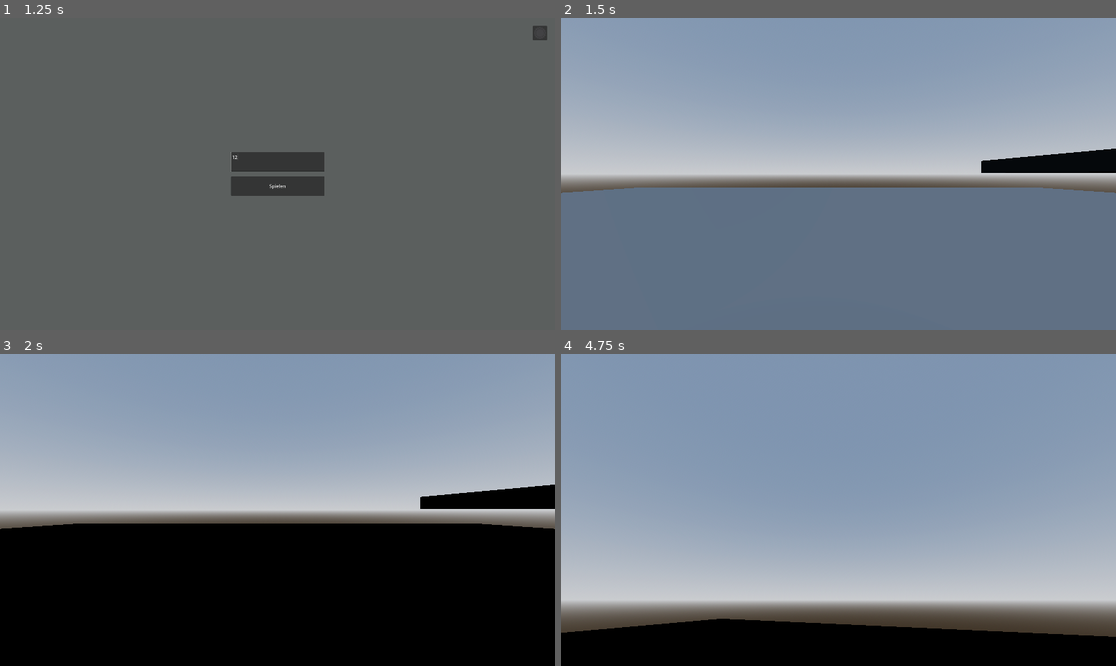
Above: before the commit, frames 1-4 (two rows, left to right).
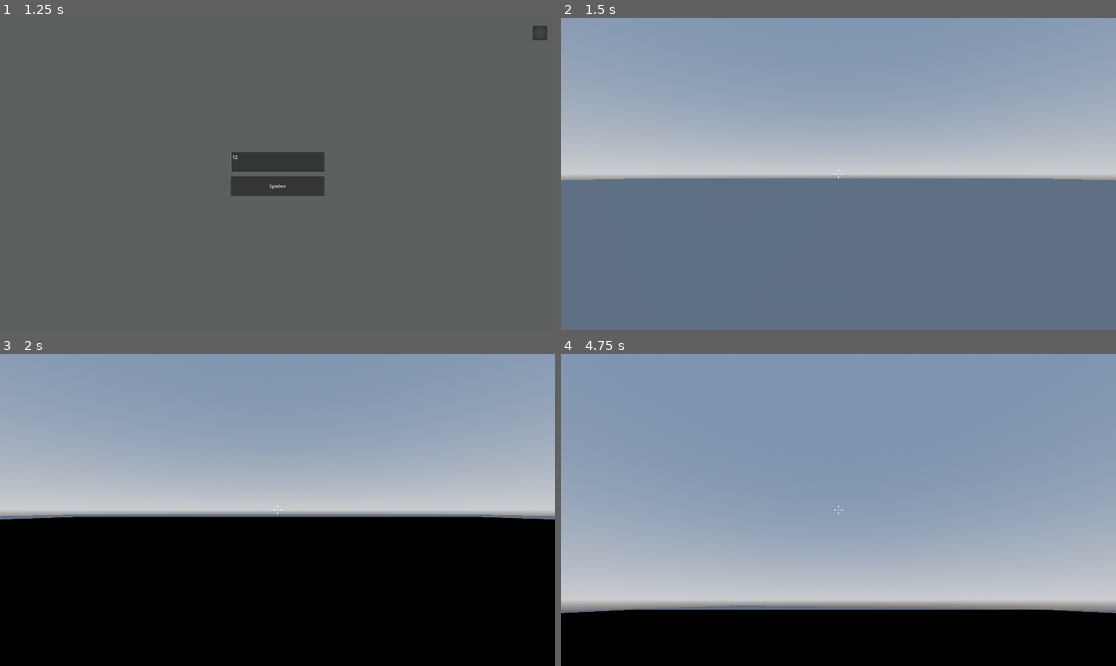
Above: after the commit, the same moments.

Repository: GermanGabelGames/fpsshooter
Game: Godot game, scene res://ui/menu.tscn
Two runs of this game, one before a commit and one after it. Both use one fixed random seed, a clock stepped at 60 frames per second and the inputs below.
Inputs (mouse positions are in pixels of both pictures, inside the frame that each line leads up to):
- Up to frame 1 (1.25 s): click (277, 161) at 0.52 s; type "12" at 0.6 s
- Up to frame 2 (1.5 s): click "Spielen" at 1.25 s
- Up to frame 3 (2 s): no input
- Up to frame 4 (4.75 s): tap Enter at 2, 3.5 s; move the mouse to (866, 510) at 2.02 s; hold Ctrl (crouch) 2.03-2.78 s; hold W (move_forward) from 2.03 s (still down); tap Space (jump) at 2.27, 2.75, 3.02, 4.25, 4.52 s; move the mouse to (810, 510) at 2.77 s; tap Ctrl (crouch) at 2.85, 4.35 s; move the mouse to (849, 503) at 3.52 s; hold Ctrl (crouch) 3.53-4.28 s; move the mouse to (832, 516) at 4.27 s

Frame 1 is identical in both runs. In frame 2, 4.4% of the frame differs, in the area x 0-100%, y 41-57%; in frame 3, 4.5%; in frame 4, 6.1%, in the area x 0-100%, y 48-91%.

Commit message:
2025-04-01-10:53
map, multiplayer

Diff:
--- a/Server.gd
+++ b/Server.gd
@@ -2,7 +2,7 @@
 
 var network = ENetMultiplayerPeer.new()
 var ip = "85.215.61.20"
-var port = 4242
+var port = 110
 
 func _ready():
 	ConnectToServer()
--- a/node.tscn
+++ b/node.tscn
@@ -1,7 +1,6 @@
-[gd_scene load_steps=10 format=3 uid="uid://gcn0ldas1mqu"]
+[gd_scene load_steps=7 format=3 uid="uid://gcn0ldas1mqu"]
 
 [ext_resource type="PackedScene" uid="uid://bkbxohswu3r76" path="res://player/player.tscn" id="1_sy5k4"]
-[ext_resource type="Material" uid="uid://b31k5d3pv4lns" path="res://textures/schwarz.tres" id="2_j2q8x"]
 
 [sub_resource type="ProceduralSkyMaterial" id="ProceduralSkyMaterial_nxiqb"]
 sky_horizon_color = Color(0.662243, 0.671743, 0.686743, 1)
@@ -17,17 +16,10 @@
 glow_enabled = true
 
 [sub_resource type="PlaneMesh" id="PlaneMesh_j2q8x"]
-size = Vector2(50, 50)
+size = Vector2(150, 150)
 
-[sub_resource type="ConcavePolygonShape3D" id="ConcavePolygonShape3D_j2q8x"]
-data = PackedVector3Array(25, 0, 25, -25, 0, 25, 25, 0, -25, -25, 0, 25, -25, 0, -25, 25, 0, -25)
-
-[sub_resource type="BoxMesh" id="BoxMesh_112p8"]
-material = ExtResource("2_j2q8x")
-size = Vector3(1, 0.5, 1)
-
-[sub_resource type="BoxShape3D" id="BoxShape3D_sy5k4"]
-size = Vector3(0.0998535, 1, 0.201233)
+[sub_resource type="ConcavePolygonShape3D" id="ConcavePolygonShape3D_sy5k4"]
+data = PackedVector3Array(75, 0, 75, -75, 0, 75, 75, 0, -75, -75, 0, 75, -75, 0, -75, 75, 0, -75)
 
 [node name="Node3D" type="Node3D"]
 transform = Transform3D(1, 0, 0, 0, 1, 0, 0, 0, 1, 0, 1.01455, 0)
@@ -44,26 +36,4 @@
 [node name="StaticBody3D" type="StaticBody3D" parent="MeshInstance3D"]
 
 [node name="CollisionShape3D" type="CollisionShape3D" parent="MeshInstance3D/StaticBody3D"]
-shape = SubResource("ConcavePolygonShape3D_j2q8x")
-
-[node name="LowPlatform" type="MeshInstance3D" parent="."]
-transform = Transform3D(10, 0, 0, 0, 1, 0, 0, 0, 5, 11.001, 1.5, 0)
-mesh = SubResource("BoxMesh_112p8")
-
-[node name="StaticBody3D" type="StaticBody3D" parent="LowPlatform"]
-transform = Transform3D(10, 0, 0, 0, 0.5, 0, 0, 0, 5, 0, 0, 0)
-
-[node name="CollisionShape3D" type="CollisionShape3D" parent="LowPlatform/StaticBody3D"]
-transform = Transform3D(1, 0, 0, 0, 1, 0, 0, 0, 1, 0.00012207, 0, -0.000230799)
-shape = SubResource("BoxShape3D_sy5k4")
-
-[node name="HighPlatform" type="MeshInstance3D" parent="."]
-transform = Transform3D(10, 0, 0, 0, 1, 0, 0, 0, 5, 11.001, 2, -6.042)
-mesh = SubResource("BoxMesh_112p8")
-
-[node name="StaticBody3D" type="StaticBody3D" parent="HighPlatform"]
-transform = Transform3D(10, 0, 0, 0, 1, 0, 0, 0, 5, 0, 0, 0)
-
-[node name="CollisionShape3D" type="CollisionShape3D" parent="HighPlatform/StaticBody3D"]
-transform = Transform3D(1, 0, 0, 0, 0.5, 0, 0, 0, 1, 0.00012207, 0, -0.000230799)
-shape = SubResource("BoxShape3D_sy5k4")
+shape = SubResource("ConcavePolygonShape3D_sy5k4")
--- a/player/player.tscn
+++ b/player/player.tscn
@@ -165,7 +165,6 @@
 mouse_filter = 1
 
 [node name="Reticle" type="CenterContainer" parent="UserInterface"]
-visible = false
 layout_mode = 1
 anchors_preset = 8
 anchor_left = 0.5
--- a/ui/login.tscn
+++ b/ui/login.tscn
@@ -24,6 +24,7 @@
 color = Color(0.35885, 0.374682, 0.370832, 1)
 
 [node name="back" type="Button" parent="."]
+layout_mode = 0
 offset_left = 27.0
 offset_top = 27.0
 offset_right = 77.0
